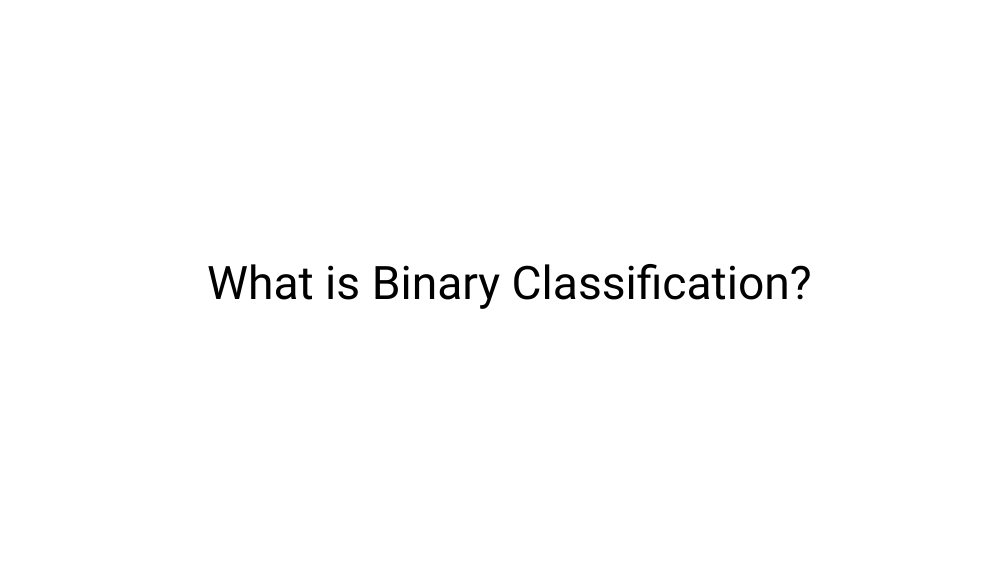
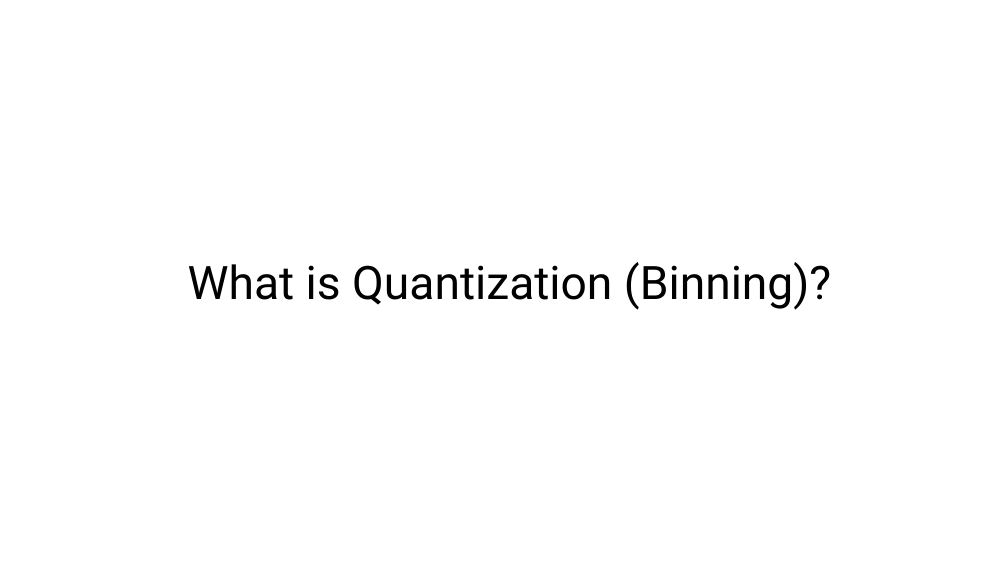
Before and after one commit to ccgcyber/Predictive-Analytics-with-Spark-in-HDInsight, a slide deck: slide 24 of PPT/Module 2.pptx (slide 3 before the commit). Drawn at 1008x567 pixels with LibreOffice and Linux fonts; fonts in the diff are those of the drawing. Boxes give left, top, right and bottom in pixels: in the first picture for what was removed or moved away, otherwise in the second. Text is boxed around its words. In the diff, an @@ line names an element or a change of style, - is before the commit and + after.

```diff
--- a/PPT/Module 2.pptx
+++ b/PPT/Module 2.pptx
@@ title at bbox=[188, 262, 831, 310]: text changed @@
-What is Binary Classification?
+What is Quantization (Binning)?
```
Also in this commit, not shown: 8 other slides changed, 25 slides added, 71 slides removed, 6 other files.
